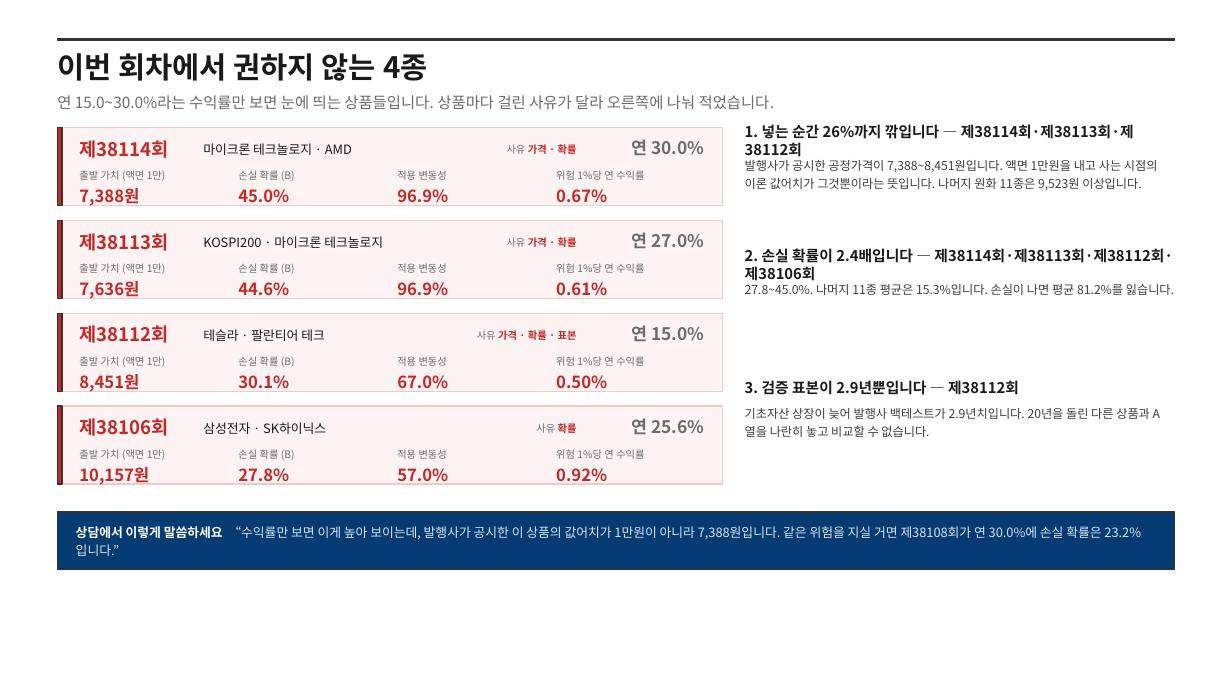
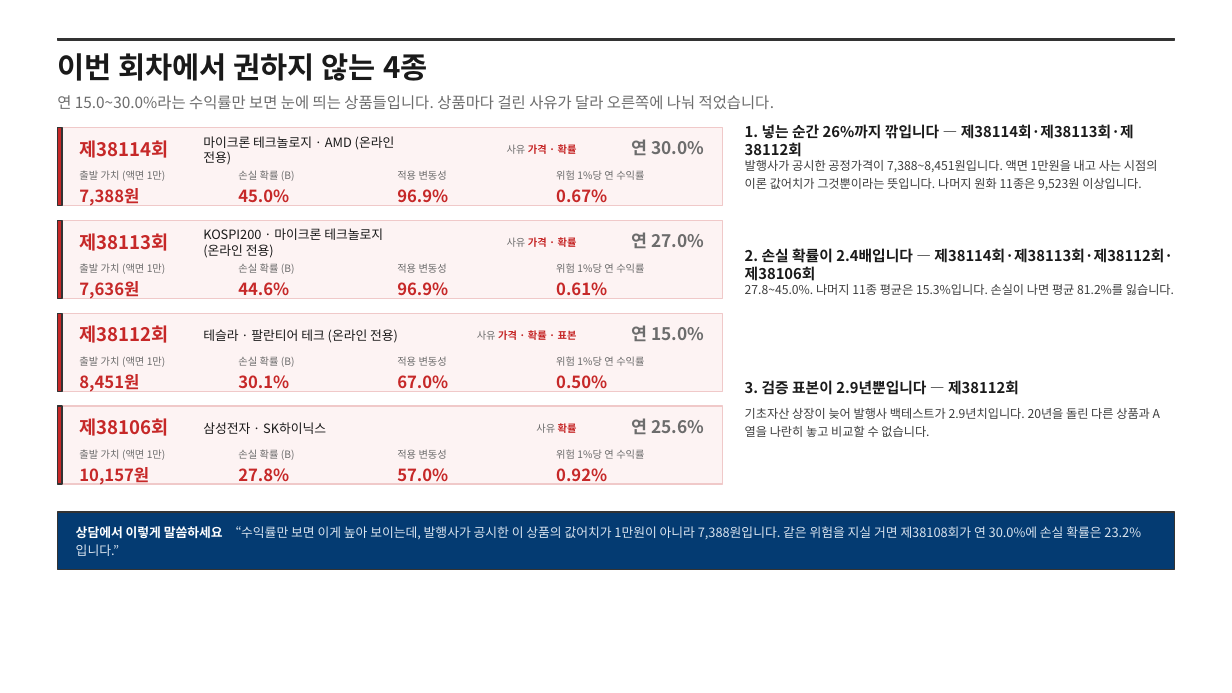
Before and after one commit to hanaroline/work_1, a slide deck: slide 4 of els-sales-deck.pptx. Drawn at 1232x693 pixels with LibreOffice and Linux fonts; fonts in the diff are those of the drawing. Boxes give left, top, right and bottom in pixels: in the first picture for what was removed or moved away, otherwise in the second. Text is boxed around its words. In the diff, an @@ line names an element or a change of style, - is before the commit and + after.

```diff
--- a/els-sales-deck.pptx
+++ b/els-sales-deck.pptx
@@ text at <box>203,136,395,165</box>: text changed @@
-마이크론 테크놀로지 · AMD
+마이크론 테크놀로지 · AMD (온라인 전용)
@@ text at <box>203,228,383,258</box>: text changed @@
-KOSPI200 · 마이크론 테크놀로지
+KOSPI200 · 마이크론 테크놀로지 (온라인 전용)
@@ text at <box>203,329,398,343</box>: text changed @@
-테슬라 · 팔란티어 테크
+테슬라 · 팔란티어 테크 (온라인 전용)
```
Also in this commit, not shown: 4 other slides changed, 4 other files.
